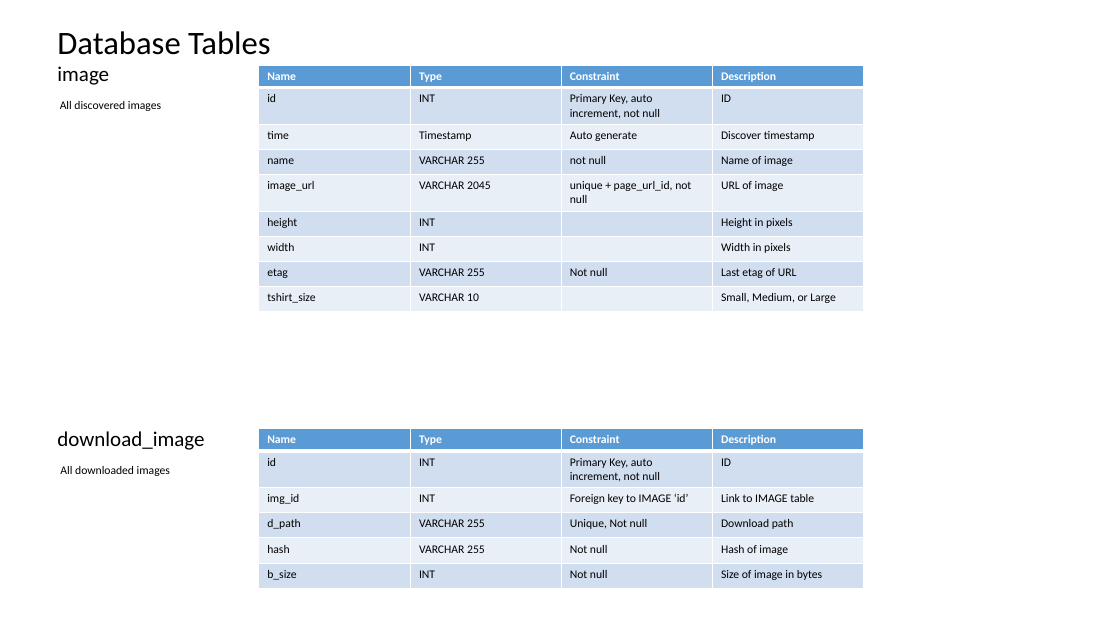
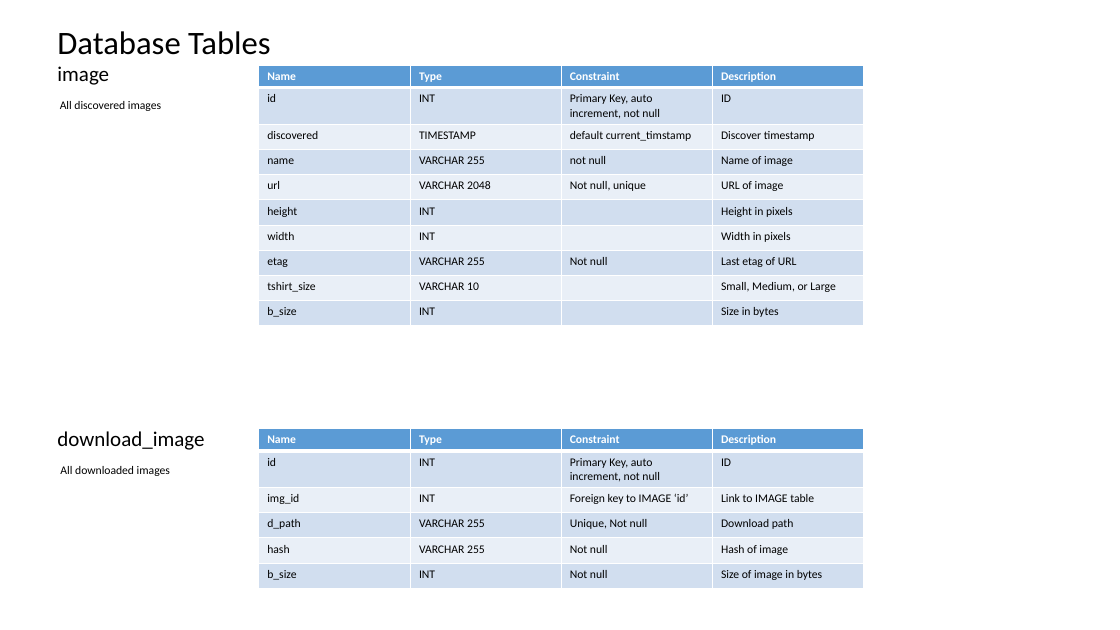
Before and after one commit to datim/squid, a slide deck: slide 11 of docs/design.pptx. Drawn at 1120x630 pixels with LibreOffice and Linux fonts; fonts in the diff are those of the drawing. Boxes give left, top, right and bottom in pixels: in the first picture for what was removed or moved away, otherwise in the second. Text is boxed around its words. In the diff, an @@ line names an element or a change of style, - is before the commit and + after.

Commit message:
Add new page and image tables

```diff
--- a/docs/design.pptx
+++ b/docs/design.pptx
@@ table at box(259, 66, 865, 326) @@
-row 3: time | Timestamp | Auto generate | Discover timestamp
+row 3: discovered | TIMESTAMP | default current_timstamp | Discover timestamp
-row 5: image_url | VARCHAR 2045 | unique + page_url_id, not null | URL of image
+row 5: url | VARCHAR 2048 | Not null, unique | URL of image
+row 10: b_size | INT |  | Size in bytes
```
Also in this commit, not shown: 1 other slide changed, 10 other files.
